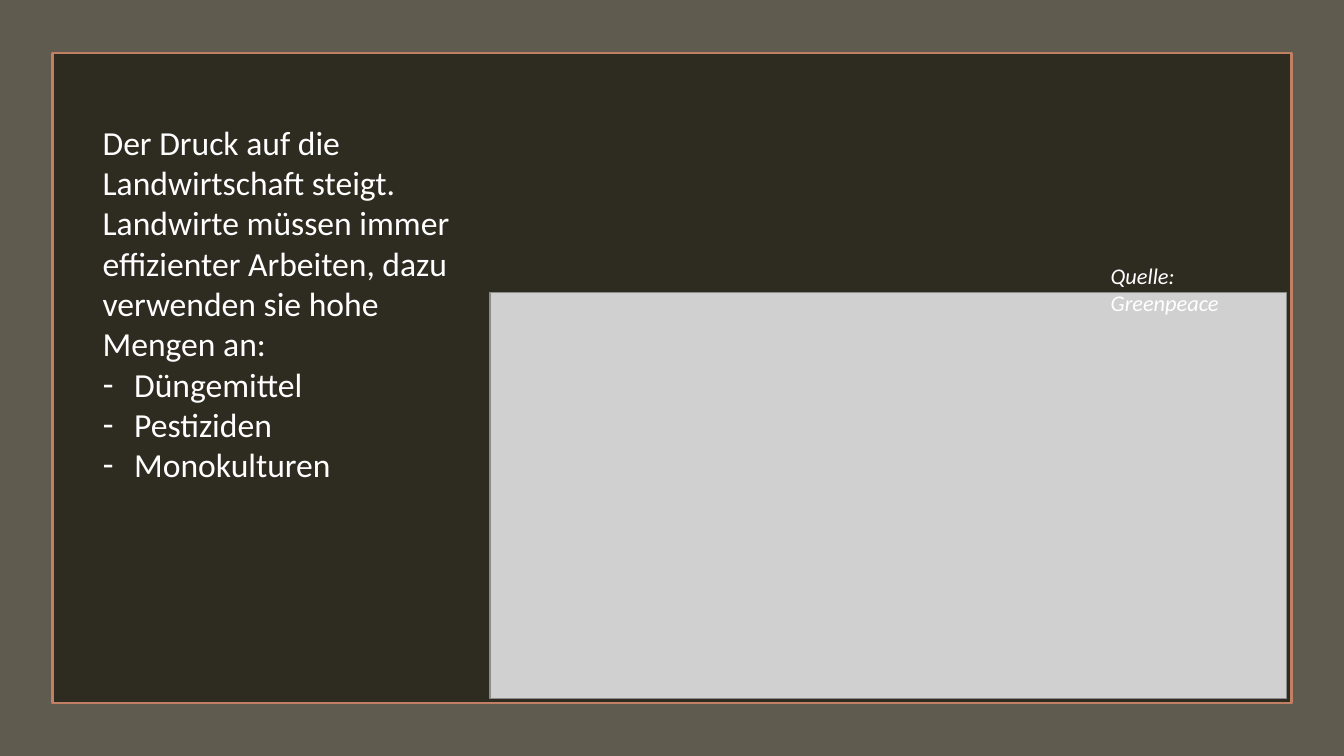
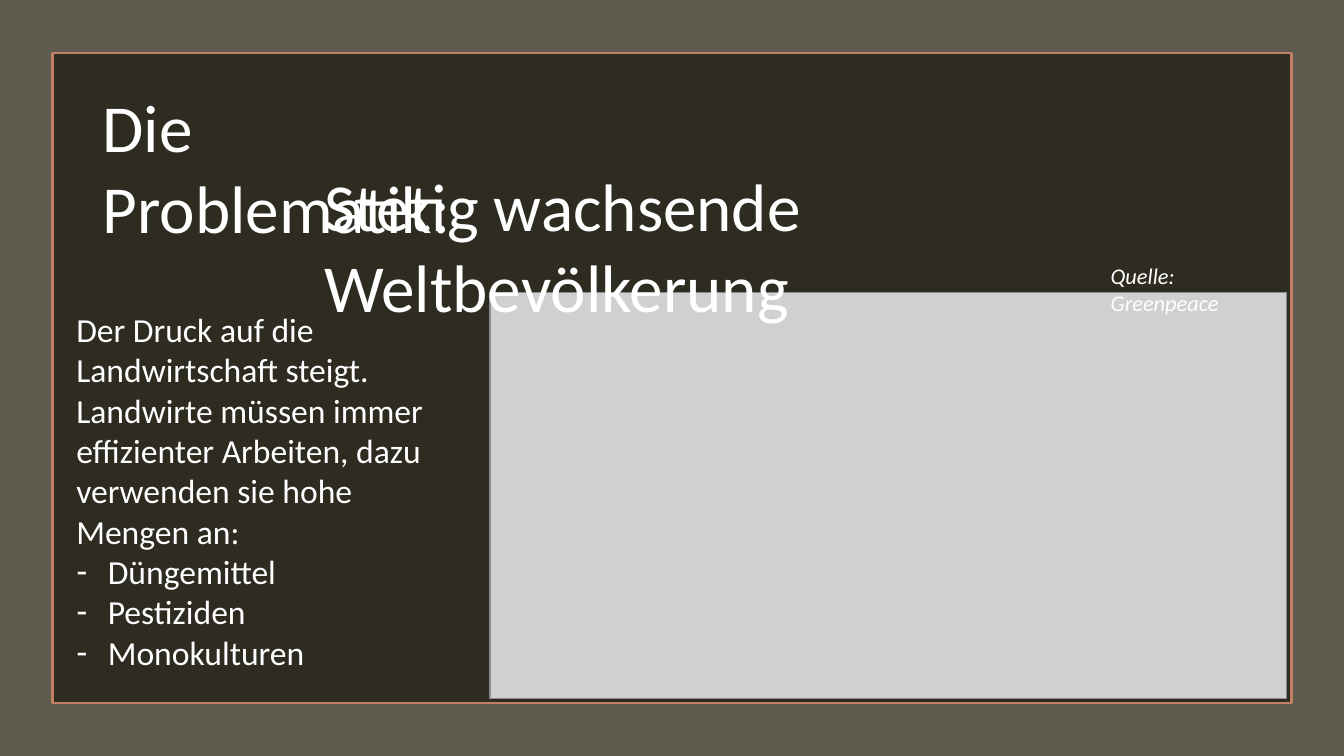
Before and after one commit to plastikpamaro/MKon, a slide deck: slide 7 of Meilenstein1/Firmenpräsentation.pptx (slide 6 before the commit). Drawn at 1344x756 pixels with LibreOffice and Linux fonts; fonts in the diff are those of the drawing; grey boxes stand for pictures. Boxes give left, top, right and bottom in pixels: in the first picture for what was removed or moved away, otherwise in the second. Text is boxed around its words. In the diff, an @@ line names an element or a change of style, - is before the commit and + after.

```diff
--- a/Meilenstein1/Firmenpräsentation.pptx
+++ b/Meilenstein1/Firmenpräsentation.pptx
@@ text added at (103,105,450,237), 48 pt, text #FFFFFF @@
+Die Problematik:
@@ text added at (324,184,801,328), 48 pt, text #FFFFFF @@
+Stetig wachsende Weltbevölkerung
@@ text "Der Druck auf die Landwirtschaft ...": place and size @@
-text "Der Druck auf die Landwirtschaft ..." at (103,131,449,478)
+text "Der Druck auf die Landwirtschaft ..." at (76,318,423,666)
```
Also in this commit, not shown: 2 other slides changed, 3 slides added, 1 other file.
